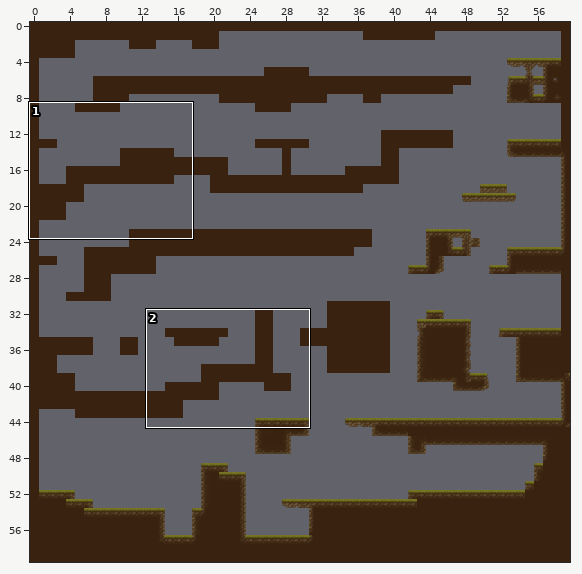
A Tiled map gets an edit: assets/maps/mapBodoi.tmx. The first picture is a wide view before the edit; the outline marks the close-up.
Close-up. Old version:
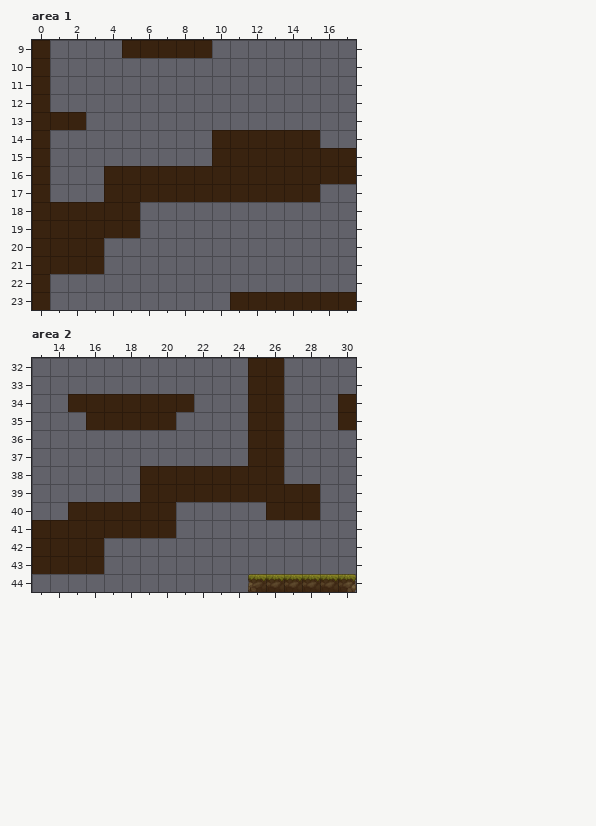
Cells are 32x32 px. Shown: area 1 x 0..17, y 9..23; area 2 x 13..30, y 32..44. The commit also changed other parts of the map, which this record leaves out.
And afterwards:
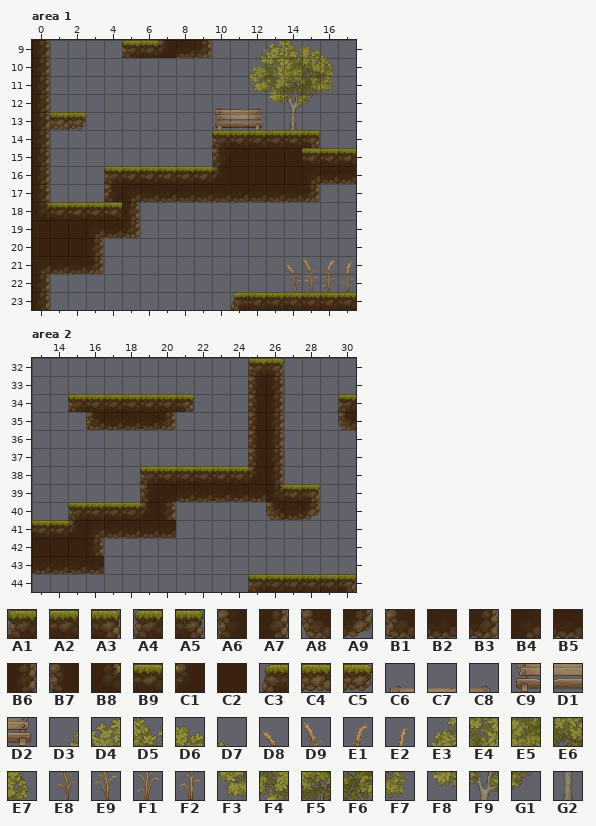
Key: from "Village": A1 0, A2 1, A3 2, A4 4, A5 5, A6 16, A7 18, A8 20, A9 21, B1 32, B2 33, B3 34, B4 64, B5 65, B6 80, B7 82, B8 96, B9 97, C1 98, C2 166, C3 223 flipped left-right, C4 225, C5 226; from "Village Props": C6 78, C7 79, C8 80, C9 110, D1 111, D2 112, D3 474, D4 475, D5 476, D6 477, D7 478, D8 496, D9 497, E1 498, E2 499, E3 506, E4 507, E5 508, E6 509, E7 510, E8 528, E9 529, F1 530, F2 531, F3 538, F4 539, F5 540, F6 541, F7 542, F8 571, F9 572, G1 573, G2 604.
__ is an empty cell.
Tiles of an added or newly shown layer are drawn over the layers below it.
Change:
{"where": "layer \"CollisionLayer\", area 1"}
{"y":9,"x":0,"old":"C2","new":"B6"}
{"y":9,"x":5,"old":"C2 C2 C2 C2 C2","new":"A1 A2 C1 B5 B3"}
{"y":10,"x":0,"old":"C2","new":"B6"}
{"y":11,"x":0,"old":"C2","new":"B6"}
{"y":12,"x":0,"old":"C2","new":"B6"}
{"y":13,"x":0,"old":"C2 C2 C2","new":"B6 C4 C5"}
{"y":14,"x":0,"old":"C2","new":"B6"}
{"y":14,"x":10,"old":"C2 C2 C2 C2 C2 C2","new":"A1 A2 A2 A2 A2 A3"}
{"y":15,"x":0,"old":"C2","new":"B6"}
{"y":15,"x":10,"old":"C2","new":"A6"}
{"y":15,"x":15,"old":"C2 C2 C2","new":"B9 B9 B9"}
{"y":16,"x":0,"old":"C2","new":"B6"}
{"y":16,"x":4,"old":"C2 C2 C2 C2 C2 C2 C2","new":"A1 B9 B9 B9 B9 B9 C1"}
{"y":16,"x":15,"old":"C2 C2 C2","new":"B4 B5 B5"}
{"y":17,"x":0,"old":"C2","new":"B6"}
{"y":17,"x":4,"old":"C2 C2 C2 C2 C2 C2 C2 C2 C2 C2 C2 C2","new":"A6 B4 B5 B5 B5 B5 B5 B5 B5 B5 B5 B3"}
{"y":18,"x":0,"old":"C2 C2 C2 C2 C2 C2","new":"B8 B9 B9 B9 B9 A7"}
{"y":19,"x":3,"old":"C2 C2 C2","new":"B4 B5 B3"}
{"y":20,"x":3,"old":"C2","new":"A7"}
{"y":21,"x":0,"old":"C2 C2 C2 C2","new":"B4 B5 B5 B3"}
{"y":22,"x":0,"old":"C2","new":"B6"}
{"y":23,"x":0,"old":"C2","new":"B6"}
{"y":23,"x":11,"old":"C2 C2 C2 C2 C2 C2 C2","new":"C3 A2 A2 A2 A2 A2 A2"}
{"where": "layer \"Tile Layer 2\" (added), area 1"}
{"y":9,"x":12,"old":"__ __ __ __ __","new":"D3 D4 D5 D6 D7"}
{"y":10,"x":12,"old":"__ __ __ __ __","new":"E3 E4 E5 E6 E7"}
{"y":11,"x":12,"old":"__ __ __ __ __","new":"F3 F4 F5 F6 F7"}
{"y":12,"x":10,"old":"__ __ __ __ __ __","new":"C6 C7 C8 F8 F9 G1"}
{"y":13,"x":10,"old":"__ __ __","new":"C9 D1 D2"}
{"y":13,"x":14,"old":"__","new":"G2"}
{"y":21,"x":14,"old":"__ __ __ __","new":"D8 D9 E1 E2"}
{"y":22,"x":14,"old":"__ __ __ __","new":"E8 E9 F1 F2"}
{"where": "layer \"CollisionLayer\", area 2"}
{"y":32,"x":25,"old":"C2 C2","new":"A4 A5"}
{"y":33,"x":25,"old":"C2 C2","new":"B7 B6"}
{"y":34,"x":15,"old":"C2 C2 C2 C2 C2 C2 C2","new":"A1 A2 A2 A2 A2 A2 A3"}
{"y":34,"x":25,"old":"C2 C2","new":"B7 B6"}
{"y":34,"x":30,"old":"C2","new":"A4"}
{"y":35,"x":16,"old":"C2 C2 C2 C2 C2","new":"B1 B2 B2 B2 B3"}
{"y":35,"x":25,"old":"C2 C2","new":"B7 B6"}
{"y":35,"x":30,"old":"C2","new":"A8"}
{"y":36,"x":25,"old":"C2 C2","new":"B7 B6"}
{"y":37,"x":25,"old":"C2 C2","new":"B7 B6"}
{"y":38,"x":19,"old":"C2 C2 C2 C2 C2 C2 C2 C2","new":"A1 A2 A2 A2 A2 A2 C1 B6"}
{"y":39,"x":19,"old":"C2","new":"B7"}
{"y":39,"x":21,"old":"C2 C2 C2 C2 C2 C2 C2 C2","new":"B2 B2 B2 B2 B2 B8 B9 A5"}
{"y":40,"x":15,"old":"C2 C2 C2 C2 C2 C2","new":"A4 A2 A2 A2 C1 B6"}
{"y":40,"x":26,"old":"C2 C2 C2","new":"A8 B2 A9"}
{"y":41,"x":13,"old":"C2 C2 C2 C2 C2 C2 C2 C2","new":"A2 B9 C1 B4 B2 B2 B2 B2"}
{"y":42,"x":16,"old":"C2","new":"B6"}
{"y":43,"x":13,"old":"C2 C2 C2 C2","new":"B2 B2 B2 B2"}
{"label":"changed","picture_box":[38,40,356,310]}
{"label":"changed","picture_box":[32,358,320,574]}
{"label":"changed","picture_box":[338,394,356,430]}
